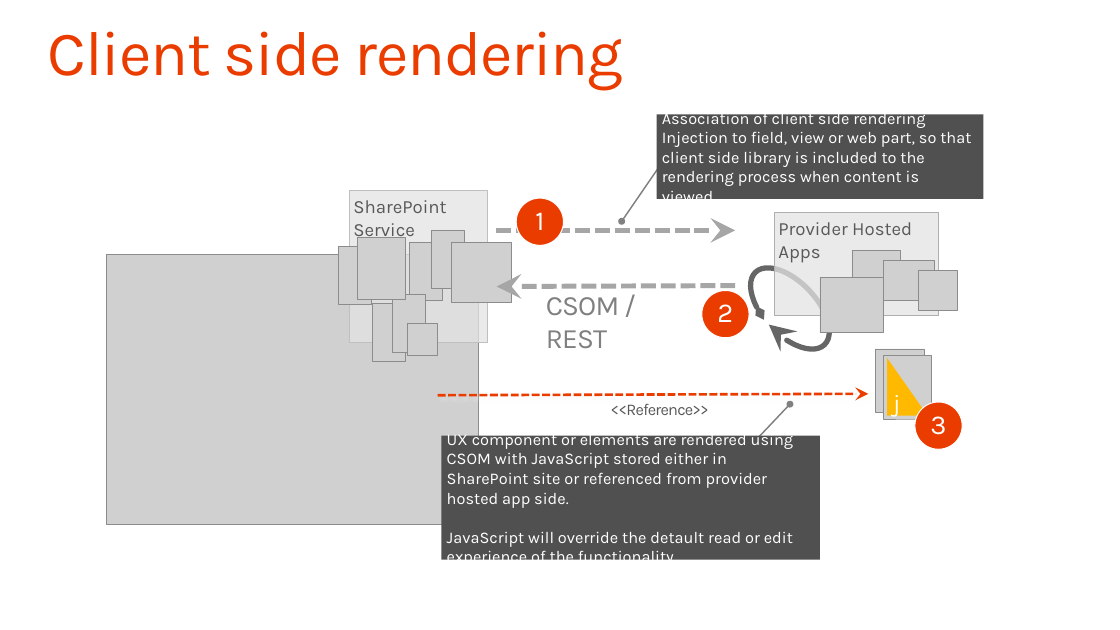
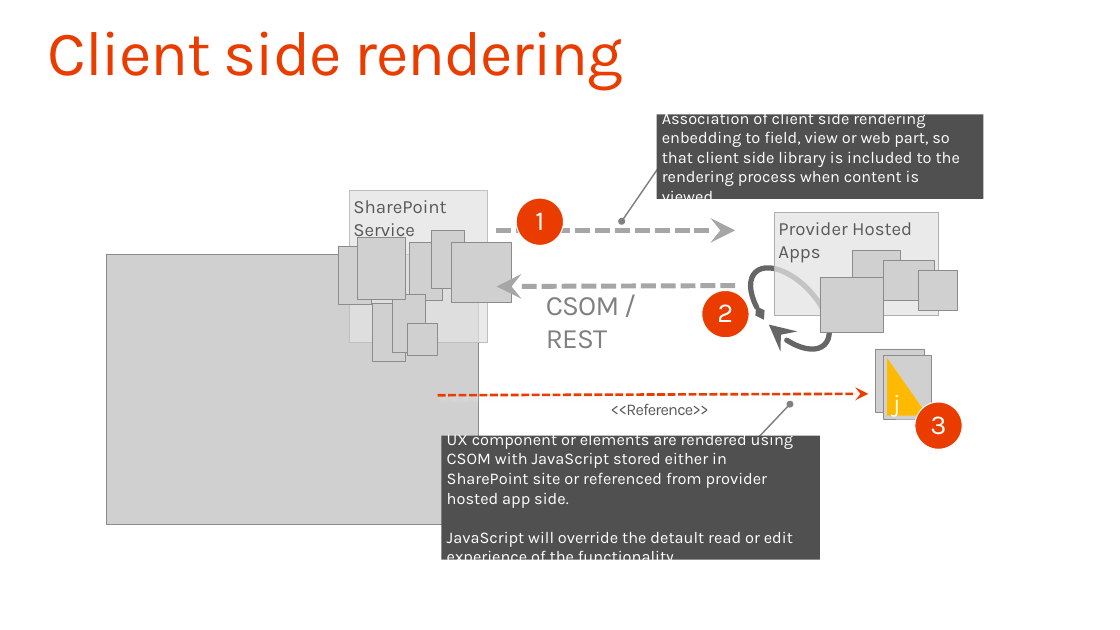
Before and after one commit to fabbbiob/TrainingContent, a slide deck: slide 25 of O3658/04 Building UX components with app model/4_UXComponents.pptx. Drawn at 1120x630 pixels with LibreOffice and Linux fonts; fonts in the diff are those of the drawing; grey boxes stand for pictures; background and template pictures are left out. Boxes give left, top, right and bottom in pixels: in the first picture for what was removed or moved away, otherwise in the second. Text is boxed around its words. In the diff, an @@ line names an element or a change of style, - is before the commit and + after.

```diff
--- a/O3658/04 Building UX components with app model/4_UXComponents.pptx
+++ b/O3658/04 Building UX components with app model/4_UXComponents.pptx
@@ text in rectangle at [662, 109, 960, 207]: text changed @@
-  Association of client side rendering Injection to field, view or web part, so that client side library is included to the rendering process when content is viewed.
+  Association of client side rendering enbedding to field, view or web part, so that client side library is included to the rendering process when content is viewed.
```
Also in this commit, not shown: 6 other slides changed, 4 other files.
